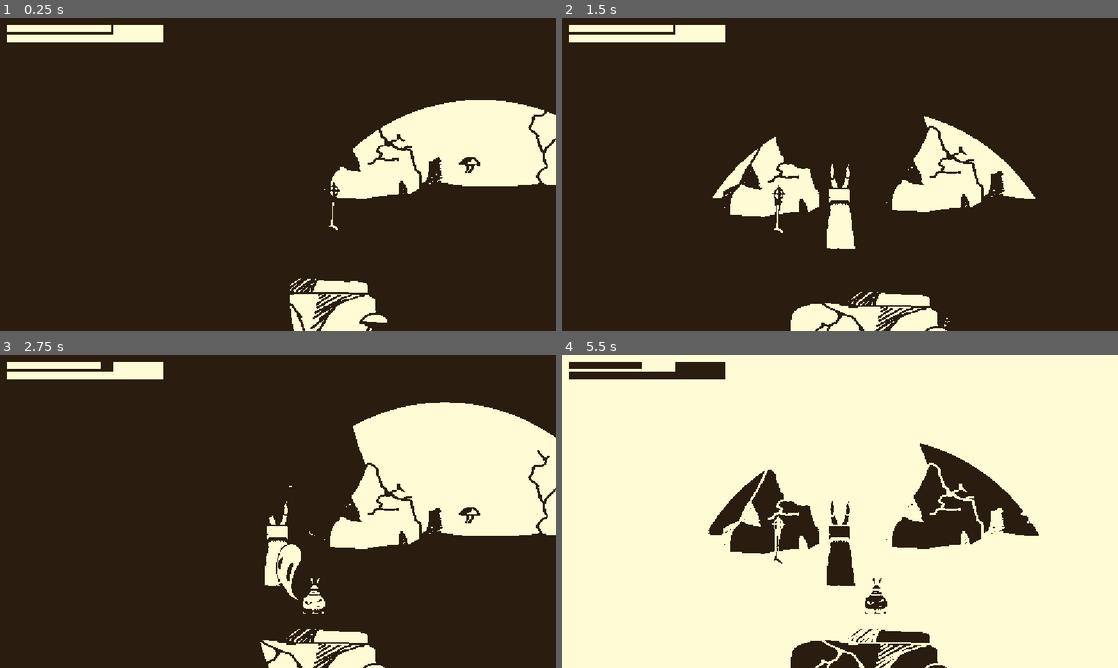
Above: before the commit, frames 1-4 (two rows, left to right).
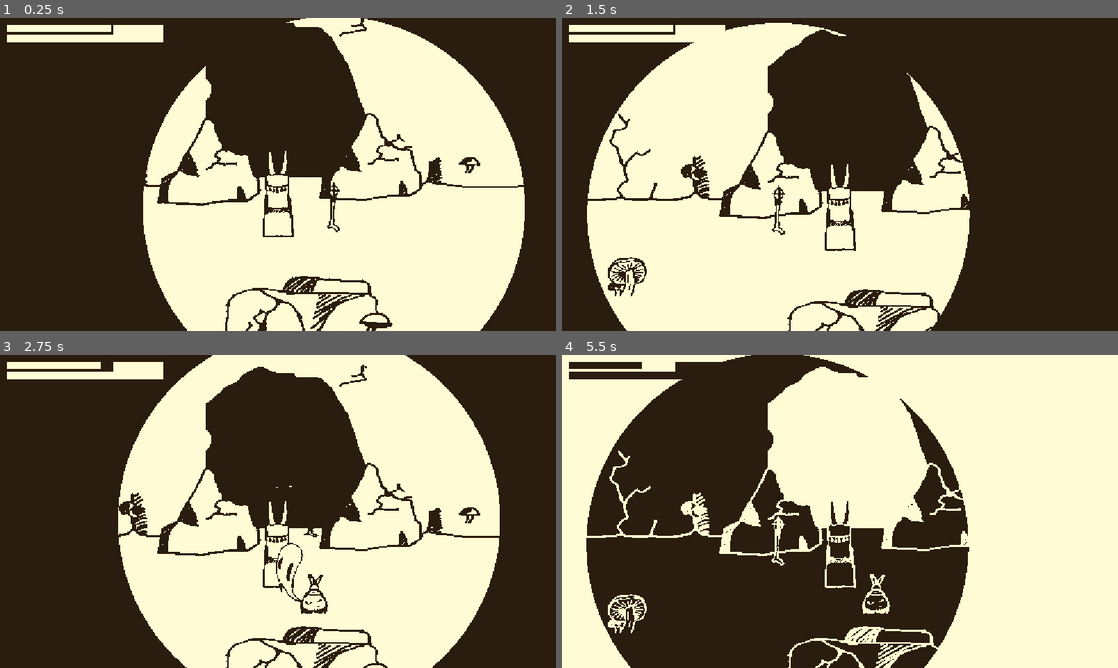
Above: after the commit, the same moments.

Repository: Szilhati-Daniel/HunJam2026-game
Game: Godot game, scene res://scenes/level2.tscn
Two runs of this game, one before a commit and one after it. Both use one fixed random seed, a clock stepped at 60 frames per second and the inputs below. This scene is started directly instead of the project's main scene.
Inputs (mouse positions are in pixels of both pictures, inside the frame that each line leads up to):
- Up to frame 1 (0.25 s): no input
- Up to frame 2 (1.5 s): tap Enter (ui_accept) at 0.5, 0.77 s; move the mouse to (962, 158) at 0.52 s; hold Right (ui_right) 0.53-1.28 s; hold Space 0.53-1.28 s; move the mouse to (728, 190) at 1.27 s; hold Down (ui_down) from 1.28 s (still down); tap E at 1.35 s
- Up to frame 3 (2.75 s): tap Enter (ui_accept) at 1.52 s; move the mouse to (333, 442) at 2.02 s; release Down (ui_down) at 2.03 s; hold Right (ui_right) from 2.03 s (still down); hold Space from 2.03 s (still down)
- Up to frame 4 (5.5 s): move the mouse to (812, 574) at 2.77 s; release Right (ui_right) at 2.78 s; release Space at 2.78 s; hold Up (ui_up) 2.78-3.53 s; tap E at 2.85, 4.35 s; tap Enter (ui_accept) at 3.02, 3.77, 4.52 s; move the mouse to (1006, 558) at 3.52 s; hold Space 3.53-4.28 s; hold Left (ui_left) 3.53-5.03 s; move the mouse to (673, 464) at 4.27 s; move the mouse to (867, 511) at 5.02 s; hold Down (ui_down) from 5.03 s (still down); hold Space from 5.03 s (still down)

The runs differ from the first frame. In frame 1, 37% of the frame differs, in the area x 25-100%, y 0-100%; in frame 2, 36%; in frame 3, 37%; in frame 4, 37%.

Commit message:
Final fixes

Diff:
--- a/prefabs/scene_geometry.tscn
+++ b/prefabs/scene_geometry.tscn
@@ -1,6 +1,10 @@
 [gd_scene format=3 uid="uid://vwfn42666ns4"]
 
+[ext_resource type="Texture2D" uid="uid://cdsro3u8ykl8r" path="res://assets/graphics/testSprites/ground.png" id="1_1ulgf"]
+
 [sub_resource type="PlaneMesh" id="PlaneMesh_yf5fn"]
+
+[sub_resource type="StandardMaterial3D" id="StandardMaterial3D_g4v7s"]
 
 [sub_resource type="BoxShape3D" id="BoxShape3D_g4v7s"]
 size = Vector3(2.0021973, 0.11581421, 1.9885559)
@@ -9,7 +13,13 @@
 
 [node name="MeshInstance3D" type="MeshInstance3D" parent="." unique_id=1991498156]
 mesh = SubResource("PlaneMesh_yf5fn")
+surface_material_override/0 = SubResource("StandardMaterial3D_g4v7s")
 
 [node name="CollisionShape3D" type="CollisionShape3D" parent="." unique_id=18187018]
 transform = Transform3D(1, 0, 0, 0, 1, 0, 0, 0, 1, 0.004272461, -0.05607605, 0.0004119873)
 shape = SubResource("BoxShape3D_g4v7s")
+
+[node name="Sprite3D" type="Sprite3D" parent="." unique_id=823455544]
+transform = Transform3D(6, 0, 0, 0, -2.6226832e-07, 6, 0, -6, -2.6226832e-07, 0, -0.19060543, 0)
+visible = false
+texture = ExtResource("1_1ulgf")
--- a/scenes/level1.tscn
+++ b/scenes/level1.tscn
@@ -104,6 +104,7 @@
 transform = Transform3D(1, 0, 0, 0, 1, 0, 0, 0, 1, 8.007088, 0, 6.9553547)
 movement_speed = 10.0
 interaction_prompt = NodePath("../CanvasLayer/InteractionPrompt")
+can_move = true
 
 [node name="DirectionalLight3D" type="DirectionalLight3D" parent="." unique_id=1835771992]
 transform = Transform3D(1, 0, 0, 0, 0.70710677, 0.70710677, 0, -0.70710677, 0.70710677, 0, 0, 0)
--- a/scenes/level2.tscn
+++ b/scenes/level2.tscn
@@ -123,6 +123,7 @@
 [node name="Player" parent="." unique_id=752145659 node_paths=PackedStringArray("interaction_prompt") instance=ExtResource("1_2k3dv")]
 movement_speed = 10.0
 interaction_prompt = NodePath("../CanvasLayer/InteractionPrompt")
+can_move = true
 
 [node name="DirectionalLight3D" type="DirectionalLight3D" parent="." unique_id=1606381182]
 transform = Transform3D(1, 0, 0, 0, 0.70710677, 0.70710677, 0, -0.70710677, 0.70710677, 0, 0, 0)
--- a/scenes/level3.tscn
+++ b/scenes/level3.tscn
@@ -137,6 +137,7 @@
 [node name="Player" parent="." unique_id=752145659 node_paths=PackedStringArray("interaction_prompt") instance=ExtResource("4_5mhml")]
 movement_speed = 10.0
 interaction_prompt = NodePath("../CanvasLayer/InteractionPrompt")
+can_move = true
 
 [node name="Floor" parent="." unique_id=258324324 instance=ExtResource("5_rupth")]
 transform = Transform3D(69.92362, 0, 0, 0, 5.332588, 0, 0, 0, 49.87937, 39.073997, 0, -5.2395277)
--- a/scripts/render_manager.gd
+++ b/scripts/render_manager.gd
@@ -25,6 +25,8 @@
 		var light_source = get_node(str(player.get_path()) + "/Staff")
 
 		var light_position = camera.unproject_position(light_source.global_position)
+		light_position /= Vector2(1152.0, 648.0)
+		light_position *= Vector2(screen_size)
 
 		shader.set_shader_parameter("lightCentre", light_position)
 
Binary file added: assets/graphics/testSprites/ground.png
Not shown, changed: assets/graphics/testSprites/ground.png.import
Not shown, removed: builds/web/index.icon.png.import
Not shown, removed: builds/web/index.png.import
Not shown, changed: export_presets.cfg
Not shown, removed: builds/web/index.apple-touch-icon.png
Not shown, removed: builds/web/index.audio.position.worklet.js
Not shown, removed: builds/web/index.audio.worklet.js
Not shown, removed: builds/web/index.icon.png
Not shown, removed: builds/web/index.js
Not shown, removed: builds/web/index.pck
Not shown, removed: builds/web/index.png
(and 1 more such lines)
